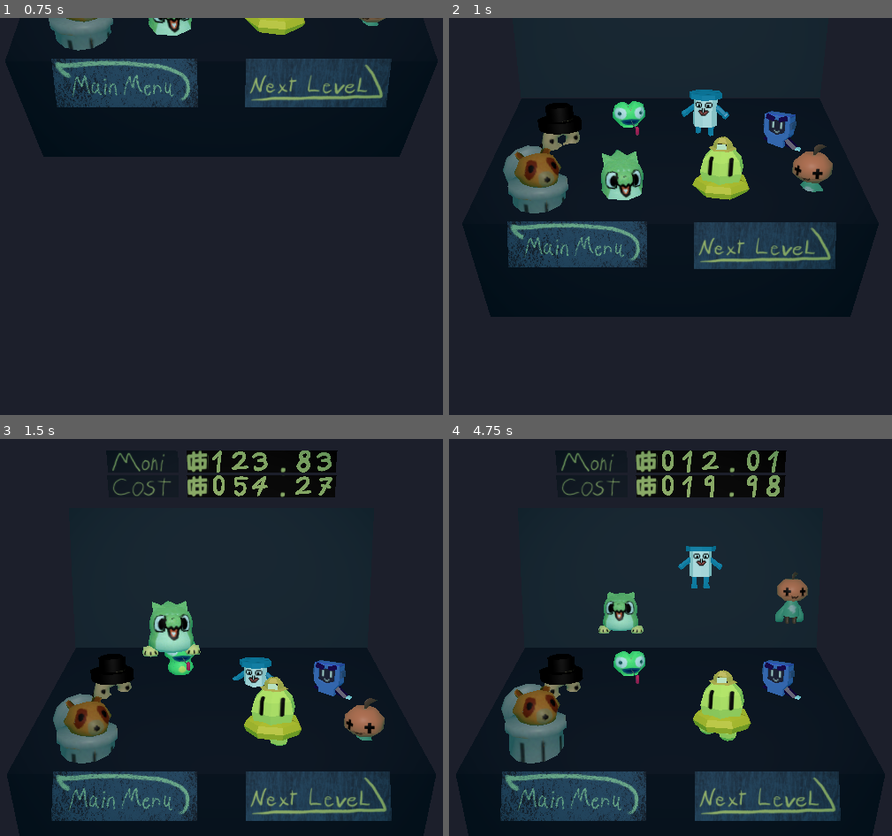
Above: before the commit, frames 1-4 (two rows, left to right).
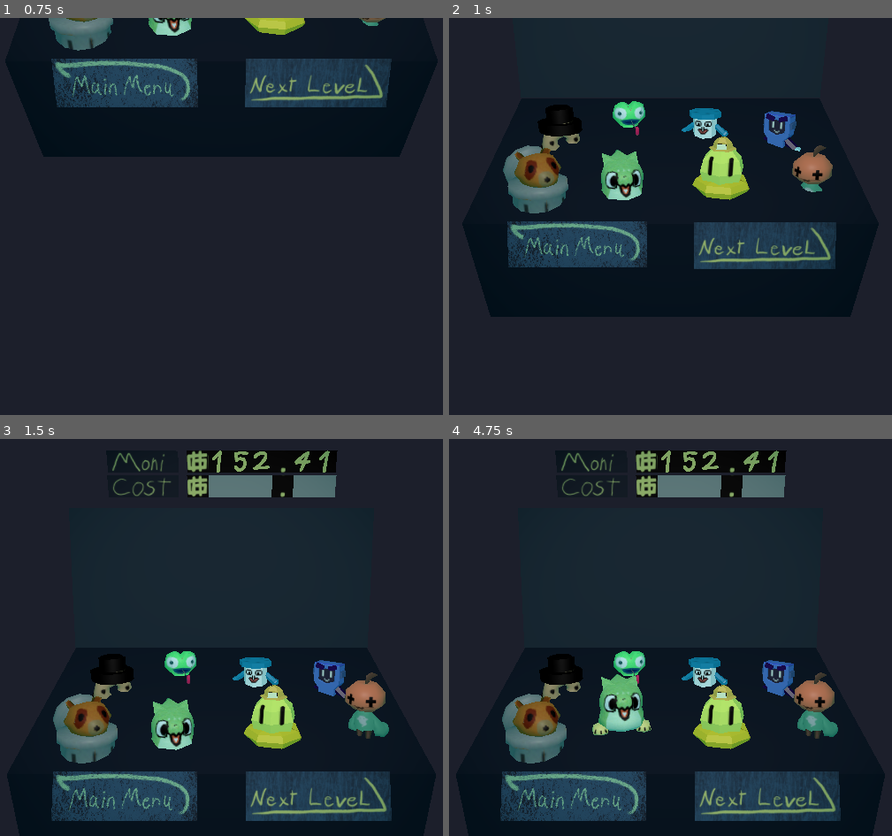
Above: after the commit, the same moments.

Repository: Wake1st/GomiMoni
Game: Godot game, scene res://testing/stages/test_shop_container.tscn
Same seed, same stepped clock (60 frames per second), same inputs: the game is played once before the commit and once after it. This scene is started directly instead of the project's main scene.
Inputs (mouse positions are in pixels of both pictures, inside the frame that each line leads up to):
- Up to frame 1 (0.75 s): tap Enter (ui_accept) at 0.5 s; move the mouse to (376, 196) at 0.52 s; hold Right (ui_right) from 0.53 s (still down); hold Enter (ui_accept) from 0.53 s (still down); click (376, 196) at 0.67 s
- Up to frame 2 (1 s): keep holding Right (ui_right); keep holding Enter (ui_accept)
- Up to frame 3 (1.5 s): move the mouse to (79, 657) at 1.27 s; release Right (ui_right) at 1.28 s; release Enter (ui_accept) at 1.28 s; hold Down (ui_down) from 1.28 s (still down); tap X (swap_character_next) at 1.35 s; click (79, 657) at 1.42 s
- Up to frame 4 (4.75 s): tap Enter (ui_accept) at 1.52, 1.55, 1.82, 3.02, 3.05, 3.32, 4.52, 4.55 s; move the mouse to (741, 550) at 2.02 s; release Down (ui_down) at 2.03 s; hold Right (ui_right) 2.03-2.78 s; hold Enter (ui_accept) 2.03-2.78 s; tap Z (swap_character_prev) at 2.1 s; click (741, 550) at 2.17 s; move the mouse to (635, 716) at 2.77 s; hold Up (ui_up) 2.78-3.53 s; tap F at 2.85 s; click (635, 716) at 2.92 s; move the mouse to (883, 697) at 3.52 s; hold Enter (ui_accept) 3.53-4.28 s; hold Left (ui_left) from 3.53 s (still down); tap O at 3.6 s; click (883, 697) at 3.67 s; move the mouse to (457, 577) at 4.27 s; tap Shift at 4.35 s; click (457, 577) at 4.42 s

Frame 1 is identical in both runs. In frame 2, 1.1% of the frame differs, in the area x 19-87%, y 18-44%; in frame 3, 6.6%; in frame 4, 9.4%, in the area x 11-88%, y 2-80%.
Error before the commit: Parse Error: Could not find type "FocusSystem" in the current scope. (res://levels/Level.gd:15)
Error after the commit: Out of bounds get index '0' (on base: 'Array[ShopRow]') (res://systems/focus/shop_focus_system.gd:29)

Commit message:
created focus systems, WIP

Diff:
--- a/containers/level_container.gd
+++ b/containers/level_container.gd
@@ -12,6 +12,7 @@
 @onready var pauseSelector: PauseSelector = $PauseSelector
 @onready var instructions: Instructions = $Instructions
 @onready var vehicleUI: VehicleUI = $VehicleUI
+@onready var focusSystem: FocusSystem = $FocusSystem
 
 @onready var musicPlayer: MusicPlayer = $MusicPlayer
 @onready var buttonSFX: AudioStreamPlayer = $ButtonSFX
@@ -26,6 +27,7 @@
 func _ready() -> void:
 	camera.transition_finished.connect(handle_camera_transition_finished)
 	pauseSelector.setup(handle_pause_selection)
+	focusSystem.cancel_selected.connect(handle_menu_exit)
 
 
 func setup(levelNumber) -> void:
@@ -55,6 +57,9 @@
 
 
 func run() -> void:
+	# enable ui navigation
+	focusSystem.activate()
+
 	# let user play
 	level.run()
 
@@ -88,6 +93,9 @@
 	# congratulate the player
 	voiceBox.run(VoiceList.WORD.MONI)
 
+	# disable ui navigation
+	focusSystem.activate(false)
+
 	# leave level
 	exit()
 
@@ -115,6 +123,12 @@
 	vehicleUI.display(vehicle)
 
 
+func handle_menu_exit() -> void:
+	# exit the menu
+	pauseSelector.toggle_menu()
+	instructions.toggle_menu()
+
+
 func handle_pause_selection(option: PauseOption.OPTIONS) -> void:
 	# regardless of what we choose, we must close the menu
 	pauseSelector.toggle_menu()
--- a/containers/level_container.tscn
+++ b/containers/level_container.tscn
@@ -6,8 +6,10 @@
 [ext_resource type="PackedScene" uid="uid://n5kbe7mrhuy6" path="res://ui/level menu/instructions.tscn" id="4_o6702"]
 [ext_resource type="PackedScene" uid="uid://caxkta5pw6l7l" path="res://audio/music_player.tscn" id="5_euts4"]
 [ext_resource type="PackedScene" uid="uid://80v0dhnw44xo" path="res://ui/level menu/vehicle_ui.tscn" id="5_xpdeg"]
+[ext_resource type="PackedScene" uid="uid://dsjv447tp8js4" path="res://systems/focus/focus_system.tscn" id="6_bg4rd"]
 [ext_resource type="AudioStream" uid="uid://dtbdt2jibyy0c" path="res://assets/music/Rap.mp3" id="6_gmgi7"]
 [ext_resource type="AudioStream" uid="uid://cct1bdoh8j8tu" path="res://assets/music/Trash.mp3" id="7_dpcti"]
+[ext_resource type="PackedScene" uid="uid://bmeeknxpiv6rp" path="res://systems/focus/focus_row.tscn" id="7_jwft7"]
 [ext_resource type="AudioStream" uid="uid://dyb631h5je4gw" path="res://assets/music/Random.mp3" id="8_xpksn"]
 [ext_resource type="AudioStream" uid="uid://d0vt85tpcyt3e" path="res://assets/sfx/Button Selection.wav" id="9_gmgi7"]
 [ext_resource type="AudioStream" uid="uid://ywqaux04jc8h" path="res://assets/sfx/Enter Level.wav" id="10_xpksn"]
@@ -28,6 +30,18 @@
 
 [node name="VehicleUI" parent="." instance=ExtResource("5_xpdeg")]
 transform = Transform3D(6, 0, 0, 0, 2.12085, 5.61266, 0, -5.61266, 2.12085, 9.426, 15.6598, 4.48084)
+
+[node name="FocusSystem" parent="." node_paths=PackedStringArray("rows") instance=ExtResource("6_bg4rd")]
+rows = [NodePath("FocusRow"), NodePath("FocusRow2"), NodePath("FocusRow3")]
+
+[node name="FocusRow" parent="FocusSystem" node_paths=PackedStringArray("elements") instance=ExtResource("7_jwft7")]
+elements = [NodePath("../../PauseSelector/ReturnOption")]
+
+[node name="FocusRow2" parent="FocusSystem" node_paths=PackedStringArray("elements") instance=ExtResource("7_jwft7")]
+elements = [NodePath("../../PauseSelector/ResetOption")]
+
+[node name="FocusRow3" parent="FocusSystem" node_paths=PackedStringArray("elements") instance=ExtResource("7_jwft7")]
+elements = [NodePath("../../PauseSelector/LeaveOption")]
 
 [node name="SpotLight3D" type="SpotLight3D" parent="."]
 transform = Transform3D(1, 0, 0, 0, 0.218416, 0.975856, 0, -0.975856, 0.218416, 0, 27.3565, 14.124)
@@ -56,3 +70,5 @@
 bus = &"SFX"
 
 [node name="VoiceBox" parent="." instance=ExtResource("13_gtg7q")]
+
+[editable path="PauseSelector"]
--- a/containers/shop_container.gd
+++ b/containers/shop_container.gd
@@ -23,15 +23,13 @@
 
 func _ready() -> void:
 	# connect signals
-	shop.item_focused.connect(handle_item_focused)
-	shop.item_purchased.connect(handle_item_purchased)
 	mainOption.selected.connect(handle_option_selection)
 	nextOption.selected.connect(handle_option_selection)
 	camera.transition_finished.connect(handle_camera_transition_finished)
 
 
 func setup() -> void:
-	shop.setup()
+	shop.setup(handle_item_focused, handle_item_purchased)
 
 
 func open() -> void:
@@ -71,7 +69,7 @@
 	costBoard.set_cost(item.cost)
 
 
-func handle_item_purchased() -> void:
+func handle_item_purchased(_index: int) -> void:
 	moniBoard.set_cost(TrashData.moni)
 	purchaseSFX.play()
 
--- a/containers/shop_container.tscn
+++ b/containers/shop_container.tscn
@@ -12,6 +12,8 @@
 [ext_resource type="PackedScene" uid="uid://caxkta5pw6l7l" path="res://audio/music_player.tscn" id="8_3opd5"]
 [ext_resource type="AudioStream" uid="uid://x4nsc0daclsl" path="res://assets/music/Trash Shop Music.mp3" id="8_h650p"]
 [ext_resource type="AudioStream" uid="uid://d0vt85tpcyt3e" path="res://assets/sfx/Button Selection.wav" id="10_4nkmx"]
+[ext_resource type="PackedScene" uid="uid://dsjv447tp8js4" path="res://systems/focus/focus_system.tscn" id="10_46jwu"]
+[ext_resource type="PackedScene" uid="uid://bmeeknxpiv6rp" path="res://systems/focus/focus_row.tscn" id="11_o2erh"]
 [ext_resource type="AudioStream" uid="uid://g1hr24mksww3" path="res://assets/sfx/Whoosh.wav" id="11_rjrgk"]
 
 [sub_resource type="StandardMaterial3D" id="StandardMaterial3D_o2erh"]
@@ -88,6 +90,14 @@
 [node name="ShopCamera" parent="." instance=ExtResource("3_3lbrx")]
 transform = Transform3D(1, 0, 0, 0, 1, 0, 0, 0, 1, 0, 0, 1.95643)
 
+[node name="FocusSystem" parent="." instance=ExtResource("10_46jwu")]
+
+[node name="FocusRow" parent="FocusSystem" instance=ExtResource("11_o2erh")]
+
+[node name="FocusRow2" parent="FocusSystem" instance=ExtResource("11_o2erh")]
+
+[node name="FocusRow3" parent="FocusSystem" instance=ExtResource("11_o2erh")]
+
 [node name="SpotLight3D" type="SpotLight3D" parent="."]
 transform = Transform3D(1, 0, 0, 0, 0.864213, 0.503126, 0, -0.503126, 0.864213, 0, 12.1521, -0.884088)
 light_energy = 2.0
--- a/project.godot
+++ b/project.godot
@@ -90,11 +90,6 @@
 , Object(InputEventKey,"resource_local_to_scene":false,"resource_name":"","device":-1,"window_id":0,"alt_pressed":false …(183 unchanged characters)…
 ]
 }
-select_menu={
-"deadzone": 0.2,
-"events": [Object(InputEventJoypadButton,"resource_local_to_scene":false,"resource_name":"","device":-1,"button_index":6,"pressure":0.0,"pressed":true,"script":null)
-]
-}
 
 [layer_names]
 
--- /dev/null
+++ b/systems/focus/focus_row.gd
@@ -0,0 +1,61 @@
+class_name FocusRow
+extends Node
+
+
+@export var elements: Array[Button3D]
+
+var focusedIndex: int = 0
+
+
+func set_focus(index: int) -> Button3D:
+	# ensure the index does not exceed bounds
+	focusedIndex = index
+	if focusedIndex < 0:
+		focusedIndex = elements.size() - 1
+	elif focusedIndex >= elements.size():
+		focusedIndex = 0
+
+	return elements[focusedIndex]
+
+
+func element_enabled(index: int) -> bool:
+	# ensure our index does not exceed bounds
+	if index < 0:
+		index = elements.size() - 1
+	elif index >= elements.size():
+		index = 0
+
+	# only enabled should be allowed
+	return elements[index].enabled
+
+
+func get_next() -> Button3D:
+	# do not pass disabled elements
+	while (true):
+		# loop index, if needed
+		focusedIndex += 1
+		if focusedIndex == elements.size():
+			focusedIndex = 0
+
+		# check availability
+		if elements[focusedIndex].enabled:
+			return elements[focusedIndex]
+
+	# if we can access a row, then we won't reach this point
+	return null
+
+
+func get_prev() -> Button3D:
+		# do not pass disabled elements
+	while (true):
+		# loop index, if needed
+		focusedIndex -= 1
+		if focusedIndex < 0:
+			focusedIndex = elements.size() - 1
+
+		# check availability
+		if elements[focusedIndex].enabled:
+			return elements[focusedIndex]
+
+	# if we can access a row, then we won't reach this point
+	return null
--- /dev/null
+++ b/systems/focus/focus_row.tscn
@@ -0,0 +1,6 @@
+[gd_scene load_steps=2 format=3 uid="uid://bmeeknxpiv6rp"]
+
+[ext_resource type="Script" uid="uid://dnxbg6kmqa3mj" path="res://systems/focus/focus_row.gd" id="1_d8pfp"]
+
+[node name="FocusRow" type="Node"]
+script = ExtResource("1_d8pfp")
--- /dev/null
+++ b/systems/focus/focus_system.gd
@@ -0,0 +1,91 @@
+class_name FocusSystem
+extends Node
+
+
+signal cancel_selected
+
+@export var rows: Array
+
+var isActive: bool = false
+var rowIndex: int = 0
+var focusedRow: FocusRow
+var focusedElement: Node3D
+
+
+func activate(value: bool = true) -> void:
+	isActive = value
+
+
+func _input(_event) -> void:
+	# ensure this system is what we want
+	if !isActive:
+		return
+
+	# selections override direction, in case of slight drift
+	var selection = UIController.get_selection()
+	var direction = UIController.get_direction()
+	if selection == UIController.SELECTION.ACCEPT && focusedElement != null:
+		focusedElement.select()
+	elif selection == UIController.SELECTION.CANCEL:
+		emit_signal("cancel_selected")
+	elif direction != Vector2.ZERO:
+		refocus(direction)
+
+
+func refocus(direction: Vector2) -> void:
+	# first, unfocus current element
+	focusedElement.focus(false)
+
+	# swap rows
+	if direction.y > 0:
+		row_up()
+	elif direction.y < 0:
+		row_down()
+
+	# move along rows
+	if direction.x > 0:
+		focusedElement = focusedRow.get_next()
+	elif direction.x < 0:
+		focusedElement = focusedRow.get_prev()
+
+	# finally, focus on element
+	focusedElement.focus()
+
+
+func row_up() -> void:
+	# loop until we find an enabled row
+	while(true):
+		# ensure index does not exceed bounds
+		rowIndex += 1
+		if rowIndex == rows.size():
+			rowIndex = 0
+
+		# check availability
+		if swap_row_focus():
+			return
+
+
+func row_down() -> void:
+		# loop until we find an enabled row
+	while(true):
+		# ensure index does not exceed bounds
+		rowIndex -= 1
+		if rowIndex < 0:
+			rowIndex = rows.size() - 1
+
+		# check availability
+		if swap_row_focus():
+			return
+
+
+func swap_row_focus() -> bool:
+	# set new index
+	var elementIndex = focusedRow.focusedIndex
+
+	# if disabled, return false
+	if rows[rowIndex].element_enabled(elementIndex):
+		focusedRow = rows[rowIndex]
+		focusedElement = focusedRow.set_focus(elementIndex)
+		return true
+	else:
+		return false
--- /dev/null
+++ b/systems/focus/focus_system.tscn
@@ -0,0 +1,6 @@
+[gd_scene load_steps=2 format=3 uid="uid://dsjv447tp8js4"]
+
+[ext_resource type="Script" uid="uid://booit8v70086s" path="res://systems/focus/focus_system.gd" id="1_f70d1"]
+
+[node name="FocusSystem" type="Node"]
+script = ExtResource("1_f70d1")
--- /dev/null
+++ b/systems/focus/shop_focus_system.gd
@@ -0,0 +1,181 @@
+class_name ShopFocusSystem
+extends Node
+
+
+signal item_focused(trash: Trash)
+signal item_purchased(index: int)
+
+const FOCUS_TIME: float = 0.2
+const COOLDOWN: float = 0.1
+const TOTAL_ITEMS: int = 8
+
+@onready var purchaseCooldown: Timer = $PurchaseCooldown
+@export var itemRows: Array[ShopRow]
+@export var buttonRow: FocusRow
+
+var isActive: bool = false
+var isSoldOut: bool = false
+var focusTimer: float = FOCUS_TIME
+var onCooldown: bool = false
+
+var itemCount: int = TOTAL_ITEMS
+var rowIndex: int = 0
+var focusedRow: Node
+var focusedElement: Node3D
+
+
+func _ready() -> void:
+	# connect the slots
+	for slot in itemRows[0]:
+		slot.mouse_focused.connect(handle_mouse_focused)
+		slot.attempt_purchase.connect(handle_attempt_purchase)
+
+	for slot in itemRows[1]:
+		slot.mouse_focused.connect(handle_mouse_focused)
+		slot.attempt_purchase.connect(handle_attempt_purchase)
+
+
+func activate(value: bool = true) -> void:
+	isActive = value
+
+	# just start on the next button, it's easier
+	focusedRow = buttonRow
+	focusedElement = focusedRow.set_focus(1)
+
+
+func _process(delta) -> void:
+	if focusTimer > 0.0:
+		focusTimer -= delta
+
+
+func _input(_event) -> void:
+	# ensure this system is what we want, and reduce focus timer
+	if !isActive && !isSoldOut && focusTimer > 0.0:
+		return
+
+	# reset the focus timer
+	focusTimer = FOCUS_TIME
+
+	# selections override direction, in case of slight drift
+	var selection = UIController.get_selection()
+	var direction = UIController.get_direction()
+	if selection == UIController.SELECTION.ACCEPT && focusedElement != null:
+		focusedElement.select()
+	elif direction != Vector2.ZERO:
+		refocus(direction)
+
+
+func get_focused_index() -> int:
+	return focusedRow.focusedIndex
+
+
+func set_focused_index(index: int) -> void:
+	focusedRow.focusedIndex = index
+
+
+func refocus(direction: Vector2) -> void:
+	# first, unfocus current element
+	focusedElement.focus(false)
+
+	# swap rows
+	if direction.y > 0:
+		row_up()
+	elif direction.y < 0:
+		row_down()
+
+	# move along rows
+	if direction.x > 0:
+		focusedElement = focusedRow.get_next()
+	elif direction.x < 0:
+		focusedElement = focusedRow.get_prev()
+
+	# finally, focus on element
+	focusedElement.focus()
+
+	# notify container of focused item
+	if focusedElement is ShopSlot:
+		emit_signal("item_focused", focusedElement.item.data)
+
+
+func row_down() -> void:
+	# loop until we find an enabled row
+	while(true):
+		# ensure index does not exceed bounds
+		rowIndex += 1
+		if rowIndex == itemRows.size():
+			rowIndex = 0
+
+		# check availability
+		if swap_row_focus():
+			return
+
+
+func row_up() -> void:
+		# loop until we find an enabled row
+	while(true):
+		# ensure index does not exceed bounds
+		rowIndex -= 1
+		if rowIndex < 0:
+			rowIndex = itemRows.size() - 1
+
+		# check availability
+		if swap_row_focus():
+			return
+
+
+func swap_row_focus() -> bool:
+	# set new index
+	var elementIndex = focusedRow.focusedIndex
+
+	# last row only has two options
+	if rowIndex == itemRows.size() - 1:
+		elementIndex = floori(elementIndex / 2)
+
+	# if disabled, return false
+	if itemRows[rowIndex].element_enabled(elementIndex):
+		focusedRow = itemRows[rowIndex]
+		focusedElement = focusedRow.set_focus(elementIndex)
+		return true
+	else:
+		return false
+
+
+func handle_mouse_focused(slot: ShopSlot) -> void:
+	# swap focus
+	focusedElement.unfocus()
+	focusedElement = slot
+	focusedElement.focus()
+
+	# set new focus
+	rowIndex = itemRows.find(focusedElement)
+	focusedRow = itemRows[rowIndex]
+
+	# notify container of focused item
+	emit_signal("item_focused", slot.item.data)
+
+
+func handle_attempt_purchase(cost: float) -> void:
+	# first, make sure we aren't buying two items at once
+	if onCooldown:
+		return
+
+	# validate Moni before purchase
+	if cost < TrashData.moni:
+		# ensure no other items are purchased during this cycle
+		onCooldown = true
+
+		# charge user
+		TrashData.moni -= cost
+
+		# notify container of purchase
+		emit_signal("item_purchased", focusedElement.focusedIndex)
+
+		# shift to a new focus
+		refocus(Vector2(1,0))
+
+		# start cooldown timer
+		purchaseCooldown.start(COOLDOWN)
+
+
+func _on_purchase_cooldown_timeout():
+	onCooldown = false
--- /dev/null
+++ b/systems/focus/shop_focus_system.tscn
@@ -0,0 +1,12 @@
+[gd_scene load_steps=2 format=3 uid="uid://b3m7m1j7oou3t"]
+
+[ext_resource type="Script" uid="uid://omqs7xr8jks4" path="res://systems/focus/shop_focus_system.gd" id="1_cfwf3"]
+
+[node name="ShopFocusSystem" type="Node"]
+script = ExtResource("1_cfwf3")
+
+[node name="PurchaseCooldown" type="Timer" parent="."]
+wait_time = 0.1
+one_shot = true
+
+[connection signal="timeout" from="PurchaseCooldown" to="." method="_on_purchase_cooldown_timeout"]
--- /dev/null
+++ b/systems/focus/shop_row.gd
@@ -0,0 +1,61 @@
+class_name ShopRow
+extends Node
+
+
+@export var elements: Array[ShopSlot]
+
+var focusedIndex: int = 0
+
+
+func set_focus(index: int) -> ShopSlot:
+	# ensure the index does not exceed bounds
+	focusedIndex = index
+	if focusedIndex < 0:
+		focusedIndex = elements.size() - 1
+	elif focusedIndex >= elements.size():
+		focusedIndex = 0
+
+	return elements[focusedIndex]
+
+
+func element_enabled(index: int) -> bool:
+	# ensure our index does not exceed bounds
+	if index < 0:
+		index = elements.size() - 1
+	elif index >= elements.size():
+		index = 0
+
+	# only enabled should be allowed
+	return !elements[index].isPurchased
+
+
+func get_next() -> ShopSlot:
+	# do not pass disabled elements
+	while (true):
+		# loop index, if needed
+		focusedIndex += 1
+		if focusedIndex == elements.size():
+			focusedIndex = 0
+
+		# check availability
+		if !elements[focusedIndex].isPurchased:
+			return elements[focusedIndex]
+
+	# if we can access a row, then we won't reach this point
+	return null
+
+
+func get_prev() -> ShopSlot:
+		# do not pass disabled elements
+	while (true):
+		# loop index, if needed
+		focusedIndex -= 1
+		if focusedIndex < 0:
+			focusedIndex = elements.size() - 1
+
+		# check availability
+		if !elements[focusedIndex].isPurchased:
+			return elements[focusedIndex]
+
+	# if we can access a row, then we won't reach this point
+	return null
--- /dev/null
+++ b/systems/focus/shop_row.tscn
@@ -0,0 +1,6 @@
+[gd_scene load_steps=2 format=3 uid="uid://byvide0jrp1d"]
+
+[ext_resource type="Script" uid="uid://xl4s5ekqw4jq" path="res://systems/focus/shop_row.gd" id="1_scg5g"]
+
+[node name="ShopRow" type="Node"]
+script = ExtResource("1_scg5g")
--- a/ui/components/button_3d/button_3d.gd
+++ b/ui/components/button_3d/button_3d.gd
@@ -73,6 +73,14 @@
 	print("WARNING: non-implemented function 'send_select_signal' in class 'Button3D'")
 
 
+func focus(value: bool = true) -> void:
+	hasFocus = value
+	if hasFocus:
+		animate_button(ANIMATION.FOCUS_GAIN)
+	else:
+		animate_button(ANIMATION.FOCUS_LOST)
+
+
 func animate_button(animation: ANIMATION, doesBounceBack: bool = false) -> void:
 	match animation:
 		ANIMATION.FOCUS_GAIN:
@@ -101,6 +109,7 @@
 	if enabled && hasFocus && event.is_action_pressed("ui_accept"):
 		select()
 
+
 func _on_mouse_entered():
 	if enabled:
 		hasFocus = true
--- a/ui/shop/shop.gd
+++ b/ui/shop/shop.gd
@@ -2,27 +2,16 @@
 extends Node3D
 
 
-signal item_focused(trash: Trash)
-signal item_purchased
-
 const SLOTS_PER_ROW: int = 4
-const FOCUS_TIME: float = 0.2
-const COOLDOWN: float = 0.1
 
 @onready var slotsParent: Node = $ShopSlots
 @onready var boughtParent = $BoughtSlots
-@onready var purchaseCooldown = $PurchaseCooldown
+@onready var focusSystem: ShopFocusSystem = $ShopFocusSystem
 
 var shopSlots: Array[ShopSlot] = []
 var boughtSlots: Array[BoughtSlot] = []
 
-var focusedIndex: int = 0
 var focusedSlot: ShopSlot
-var focusTimer: float = FOCUS_TIME
-
-var itemCount: int
-var onCooldown: bool = false
-var isSoldOut: bool = false
 
 
 func _ready():
@@ -32,20 +21,15 @@
 	for child in boughtParent.get_children():
 		boughtSlots.push_back(child)
 
-	# fill the slots with trash
-	for slot in shopSlots:
-		slot.mouse_focused.connect(handle_mouse_focused)
-		slot.attempt_purchase.connect(handle_attempt_purchase)
 
-	# set initial focus
-	focusedSlot = shopSlots[0]
-	focusedSlot.focus()
+func setup(item_focused_callable: Callable, item_purchased_callable: Callable) -> void:
+	# connect the focus signal
+	focusSystem.item_focused.connect(item_focused_callable)
 
-	# set number of items for sale
-	itemCount = shopSlots.size()
+	# connect purchases
+	focusSystem.item_purchased.connect(handle_purchase_made)
+	focusSystem.item_purchased.connect(item_purchased_callable)
 
-
-func setup() -> void:
 	# based on load data, set the purchased items to the bought slot
 	for id in TrashData.purchasedItems:
 		# get the correct slot
@@ -62,75 +46,19 @@
 
 func run() -> void:
 	# ensure we aren't sold out
-	if isSoldOut:
+	if focusSystem.isSoldOut:
 		return
 
-	# set initial focus
-	if shopSlots[focusedIndex].item == null:
-		set_next_valid_index(Vector2(1,0))
-	focusedSlot = shopSlots[focusedIndex]
-	emit_signal("item_focused", focusedSlot.item.data)
 
+func handle_purchase_made(index: int) -> void:
+	# convert indecies
+	var slotIndex: int = floori(index / SLOTS_PER_ROW)
 
-func _process(delta):
-	# ensure the player cannot interact when inactive
-	# or if all items are sold out
-	if !UIController.isActive || isSoldOut:
-		return
+	# move the bought item
+	var purchasedItem = move_purchase(slotIndex)
 
-	# reduce focus timer
-	if focusTimer > 0.0:
-		focusTimer -= delta
-
-	# attempt to focus on new trash
-	var uiDirection = UIController.get_direction()
-	if uiDirection != Vector2.ZERO and focusTimer < 0.0:
-		refocus(uiDirection)
-
-		# reset the focus timer
-		focusTimer = FOCUS_TIME
-
-
-func handle_mouse_focused(slot: ShopSlot) -> void:
-	# swap focus
-	focusedSlot.unfocus()
-	focusedSlot = slot
-	focusedSlot.focus()
-
-	# set new index
-	focusedIndex = shopSlots.find(slot)
-
-	# notify container of focused item
-	emit_signal("item_focused", slot.item.data)
-
-
-func handle_attempt_purchase(cost: float) -> void:
-	# first, make sure we aren't buying two items at once
-	if onCooldown:
-		return
-
-	# validate Moni before purchase
-	if cost < TrashData.moni:
-		# ensure no other items are purchased during this cycle
-		onCooldown = true
-
-		# charge user
-		TrashData.moni -= cost
-
-		# move the bought item
-		var purchasedItem = move_purchase(focusedIndex)
-
-		# store a record of purchased items
-		TrashData.purchasedItems.push_back(purchasedItem.data.id)
-
-		# notify container of purchase
-		emit_signal("item_purchased")
-
-		# shift to a new focus
-		refocus(Vector2(1,0), true)
-
-		# start cooldown timer
-		purchaseCooldown.start(COOLDOWN)
+	# store a record of purchased items
+	TrashData.purchasedItems.push_back(purchasedItem.data.id)
 
 
 func move_purchase(index: int) -> TrashItem:
@@ -140,42 +68,3 @@
 	var purchasedItem = purchaseSlot.remove_item()
 	boughtSlot.store_item(purchasedItem, relativePosition)
 	return purchasedItem
-
-
-func refocus(direction: Vector2, isPurchased: bool = false) -> void:
-	# iterate index
-	set_next_valid_index(direction)
-
-	# swap focus
-	swap_index(isPurchased)
-
-
-func set_next_valid_index(direction: Vector2) -> void:
-	var slotsChecked: int = 0
-	while(true):
-		if slotsChecked < itemCount:
-			slotsChecked += 1
-		else:
-			isSoldOut = true
-			return
-
-		focusedIndex += (direction.x as int)
-		focusedIndex -= (direction.y as int) * SLOTS_PER_ROW
-		focusedIndex %= shopSlots.size()
-
-		if !shopSlots[focusedIndex].is_empty():
-			break
-
-
-func swap_index(isPurchased: bool) -> void:
-	if !isPurchased:
-		focusedSlot.unfocus()
-	focusedSlot = shopSlots[focusedIndex]
-	focusedSlot.focus()
-
-	# notify container of focused item
-	emit_signal("item_focused", focusedSlot.item.data)
-
-
-func _on_purchase_cooldown_timeout():
-	onCooldown = false
--- a/ui/shop/shop.tscn
+++ b/ui/shop/shop.tscn
@@ -13,6 +13,9 @@
 [ext_resource type="PackedScene" uid="uid://cx3yu23oqakck" path="res://trash/items/dragon.tscn" id="9_sl1tc"]
 [ext_resource type="PackedScene" uid="uid://ciedw4sq3ypyc" path="res://trash/items/tower_toppler.tscn" id="10_kl7pl"]
 [ext_resource type="PackedScene" uid="uid://bwd5lpjlxicxh" path="res://trash/items/peter_pumpkin.tscn" id="11_7nuxp"]
+[ext_resource type="PackedScene" uid="uid://b3m7m1j7oou3t" path="res://systems/focus/shop_focus_system.tscn" id="14_5dmvb"]
+[ext_resource type="PackedScene" uid="uid://byvide0jrp1d" path="res://systems/focus/shop_row.tscn" id="15_2usvx"]
+[ext_resource type="PackedScene" uid="uid://bmeeknxpiv6rp" path="res://systems/focus/focus_row.tscn" id="16_sl1tc"]
 
 [sub_resource type="BoxMesh" id="BoxMesh_ln5ss"]
 material = ExtResource("4_n5hkn")
@@ -95,8 +98,11 @@
 [node name="BoughtSlot8" parent="BoughtSlots" instance=ExtResource("5_fre4r")]
 transform = Transform3D(1, 0, 0, 0, 1, 0, 0, 0, 1, 1.20774, 2.24174, -0.795254)
 
-[node name="PurchaseCooldown" type="Timer" parent="."]
-wait_time = 0.1
-one_shot = true
+[node name="ShopFocusSystem" parent="." node_paths=PackedStringArray("buttonRow") instance=ExtResource("14_5dmvb")]
+buttonRow = NodePath("FocusRow")
 
-[connection signal="timeout" from="PurchaseCooldown" to="." method="_on_purchase_cooldown_timeout"]
+[node name="ShopRow" parent="ShopFocusSystem" instance=ExtResource("15_2usvx")]
+
+[node name="ShopRow2" parent="ShopFocusSystem" instance=ExtResource("15_2usvx")]
+
+[node name="FocusRow" parent="ShopFocusSystem" instance=ExtResource("16_sl1tc")]
--- a/ui/shop/slots/shop_slot.gd
+++ b/ui/shop/slots/shop_slot.gd
@@ -53,10 +53,14 @@
 	tween.tween_property(item, "position:y", 0.0, liftDuration)
 
 
+func select() -> void:
+	emit_signal("attempt_purchase", item.data.cost)
+
+
 func _input(_event) -> void:
 	var allowedToPurchase = UIController.isActive && StageState.currentState == StageState.STAGES.SHOP
 	if allowedToPurchase && isFocused && Input.is_action_just_pressed("ui_accept"):
-		emit_signal("attempt_purchase", item.data.cost)
+		select()
 
 
 func _on_mouse_collider_mouse_entered():
Not shown: 1 places in containers/level_container.tscn that only renumber resources
Not shown: 1 places in containers/shop_container.tscn that only renumber resources
Not shown, added: systems/focus/focus_row.gd.uid
Not shown, added: systems/focus/focus_system.gd.uid
Not shown, added: systems/focus/shop_focus_system.gd.uid
Not shown, added: systems/focus/shop_row.gd.uid
Not shown: 1 places in ui/shop/shop.tscn that only renumber resources
